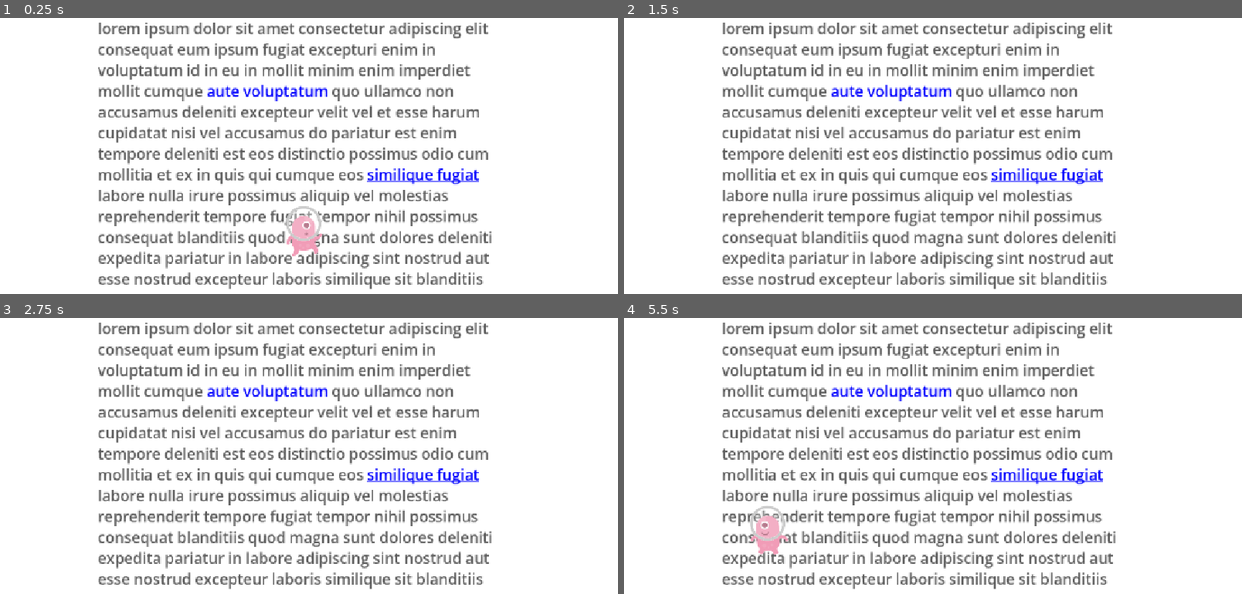
Above: before the commit, frames 1-4 (two rows, left to right).
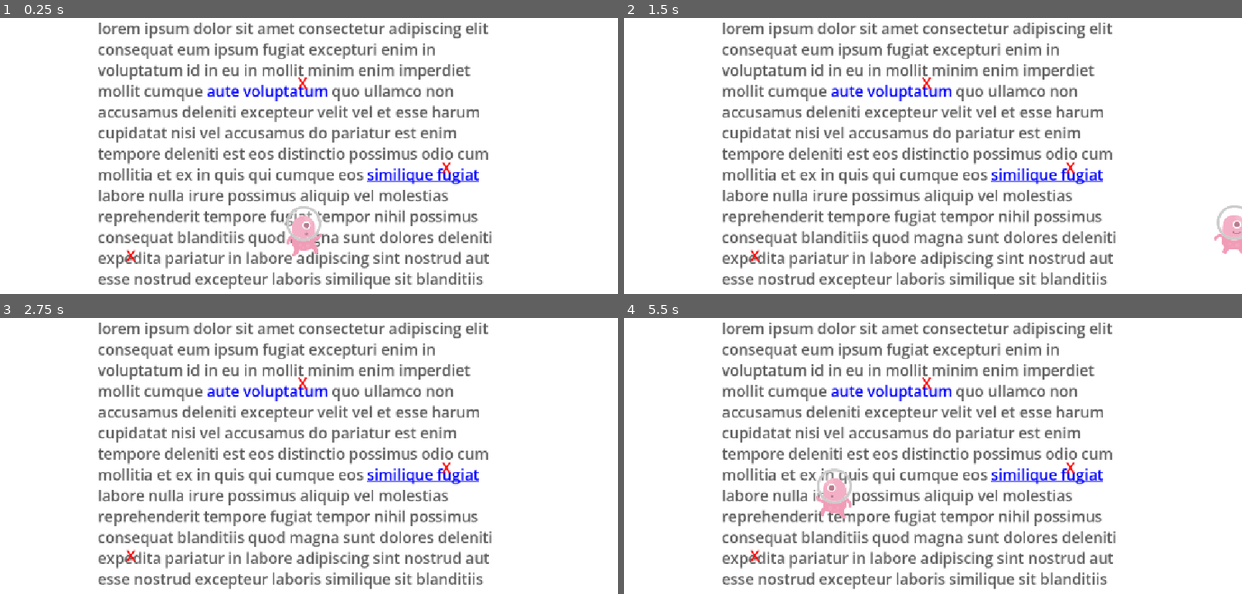
Above: after the commit, the same moments.

Repository: srikark45/AdBlock-Game
Game: Godot game, scene res://platformer/main.tscn
Same seed, same stepped clock (60 frames per second), same inputs: the game is played once before the commit and once after it.
Inputs:
- Up to frame 1 (0.25 s): no input
- Up to frame 2 (1.5 s): hold D (Right) from 0.53 s (still down); tap S (Stomp, bound only after the commit) at 0.6, 1.35 s; tap Space (Jump) at 0.77 s
- Up to frame 3 (2.75 s): tap Space (Jump) at 1.52 s; tap Enter at 2 s; release D (Right) at 2.03 s; hold A (Left) from 2.03 s (still down); tap S (Stomp, bound only after the commit) at 2.1 s
- Up to frame 4 (5.5 s): tap Space (Jump) at 2.75, 3.02, 3.77, 5, 5.27 s; release A (Left) at 2.78 s; hold D (Right) 2.78-4.25 s; tap S (Stomp, bound only after the commit) at 2.85, 3.6, 5.1 s; tap Enter at 3.5 s; tap Escape (Pause) at 4.15 s; click "Restart" at 4.25 s; hold A (Left) from 5.03 s (still down)

The runs differ from the first frame. In frame 1, 0.1% of the frame differs, in the area x 20-73%, y 21-89%; in frame 2, 0.6%; in frame 3, 0.1%; in frame 4, 1.4%.

Commit message:
Added stomp action (press down or left-shift) and some simple stomp targets.

Diff:
--- /dev/null
+++ b/platformer/StompTarget.tscn
@@ -0,0 +1,35 @@
+[gd_scene format=3 uid="uid://dqi7mdljcrsvg"]
+
+[ext_resource type="Script" uid="uid://82v0a5mqf3fg" path="res://platformer/stomp_target.gd" id="1_8lgk2"]
+[ext_resource type="Theme" uid="uid://dqemfcn7a82bj" path="res://platformer/background_text_theme.tres" id="2_t82a5"]
+
+[sub_resource type="RectangleShape2D" id="RectangleShape2D_bj4t2"]
+
+[node name="StompTarget" type="Area2D" unique_id=716176423]
+collision_layer = 8
+collision_mask = 0
+script = ExtResource("1_8lgk2")
+
+[node name="Label" type="Label" parent="." unique_id=719590901]
+anchors_preset = 8
+anchor_left = 0.5
+anchor_top = 0.5
+anchor_right = 0.5
+anchor_bottom = 0.5
+offset_left = -8.7
+offset_top = -19.7
+offset_right = 8.3
+offset_bottom = 19.3
+grow_horizontal = 2
+grow_vertical = 2
+size_flags_horizontal = 4
+theme = ExtResource("2_t82a5")
+theme_override_colors/font_color = Color(1, 0, 0, 1)
+text = "X"
+horizontal_alignment = 1
+vertical_alignment = 1
+
+[node name="CollisionShape2D" type="CollisionShape2D" parent="." unique_id=734009186]
+shape = SubResource("RectangleShape2D_bj4t2")
+
+[connection signal="stomped" from="." to="." method="queue_free"]
--- a/platformer/background_text_theme.tres
+++ b/platformer/background_text_theme.tres
@@ -2,4 +2,5 @@
 
 [resource]
 default_font_size = 28
+Label/colors/font_color = Color(0.36078432, 0.36078432, 0.36078432, 1)
 RichTextLabel/colors/default_color = Color(0.35906908, 0.35906908, 0.35906908, 1)
--- a/platformer/main.tscn
+++ b/platformer/main.tscn
@@ -3,6 +3,7 @@
 [ext_resource type="PackedScene" uid="uid://cs3gab64wevu0" path="res://platformer/player.tscn" id="1_qt604"]
 [ext_resource type="Theme" uid="uid://dqemfcn7a82bj" path="res://platformer/background_text_theme.tres" id="2_hqbv0"]
 [ext_resource type="PackedScene" uid="uid://bfvuahsl3hsbb" path="res://ui/pause_menu.tscn" id="3_v0uhk"]
+[ext_resource type="PackedScene" uid="uid://dqi7mdljcrsvg" path="res://platformer/StompTarget.tscn" id="4_kk7cb"]
 
 [sub_resource type="RectangleShape2D" id="RectangleShape2D_bj4t2"]
 size = Vector2(230, 26)
@@ -19,9 +20,6 @@
 z_index = 100
 position = Vector2(566, 326)
 
-[node name="Camera2D" type="Camera2D" parent="." unique_id=1475970936]
-position = Vector2(575, 374)
-
 [node name="RichTextLabel" type="RichTextLabel" parent="." unique_id=63652740]
 offset_left = 181.0
 offset_top = 59.0
@@ -34,20 +32,35 @@
 
 [node name="StaticBody2D" type="StaticBody2D" parent="RichTextLabel" unique_id=658494692]
 position = Vector2(316, 137)
+collision_layer = 2
 
 [node name="CollisionShape2D" type="CollisionShape2D" parent="RichTextLabel/StaticBody2D" unique_id=1067878337]
 shape = SubResource("RectangleShape2D_bj4t2")
 
 [node name="StaticBody2D2" type="StaticBody2D" parent="RichTextLabel" unique_id=288762524]
 position = Vector2(606, 292)
+collision_layer = 2
 
 [node name="CollisionShape2D" type="CollisionShape2D" parent="RichTextLabel/StaticBody2D2" unique_id=1212457958]
 shape = SubResource("RectangleShape2D_hqbv0")
 
 [node name="StaticBody2D2" type="StaticBody2D" parent="." unique_id=449894809]
 position = Vector2(550, 516)
+collision_layer = 2
 
 [node name="CollisionShape2D" type="CollisionShape2D" parent="StaticBody2D2" unique_id=862014413]
 shape = SubResource("RectangleShape2D_v0uhk")
 
 [node name="PauseMenu" parent="." unique_id=1101973040 instance=ExtResource("3_v0uhk")]
+
+[node name="StompTarget" parent="." unique_id=716176423 instance=ExtResource("4_kk7cb")]
+position = Vector2(243, 503)
+
+[node name="StompTarget3" parent="." unique_id=1753691550 instance=ExtResource("4_kk7cb")]
+position = Vector2(831, 339)
+
+[node name="StompTarget2" parent="." unique_id=2110911514 instance=ExtResource("4_kk7cb")]
+position = Vector2(563, 181)
+
+[node name="Camera2D" type="Camera2D" parent="." unique_id=1475970936]
+position = Vector2(575, 374)
--- a/platformer/player.gd
+++ b/platformer/player.gd
@@ -14,44 +14,55 @@
 const jump_input_buffer_duration = 0.1 # you can jump just before hitting the ground
 const coyote_duration = 0.1 # you can jump just after walking off a ledge
 
+const stomp_speed = 1500 # maximum floaty time when holding jump
+
 var jump_input_held_time = 0 # how long jump button has been held
 var jump_time = 0 # how long jump action has occurred
 var coyote_time = 0 # how long since leaving the ground
 
+var is_stomping = false
+
 func _physics_process(_delta):
-	if Input.is_action_just_pressed("ui_cancel"):
-		get_tree().change_scene_to_file("res://UI/main_menu.tscn")
+	if Input.is_action_just_pressed("Stomp"):
+			is_stomping = true
+	if is_stomping:
+		velocity = stomp_speed * get_gravity().normalized()
+	else:
+		var right_direction = -up_direction.orthogonal()
+		var velocity_r = velocity.dot(right_direction)
+		var input_r = Input.get_axis("Left", "Right")
+		var accel_mult = 1.0 if is_on_floor() or jump_time < coyote_time else air_factor
 
-	var right_direction = -up_direction.orthogonal()
-	var velocity_r = velocity.dot(right_direction)
-	var input_r = Input.get_axis("Left", "Right")
-	var accel_mult = 1.0 if is_on_floor() or jump_time < coyote_time else air_factor
-
-	match [int(sign(velocity_r)), int(sign(input_r))]:
-		[_, 0]:
-			# when passively sliding to a stop
-			$AnimatedSprite2D.animation = "stand"
-			velocity_r = move_toward(velocity_r, 0, friction_per_s * _delta * accel_mult)
-		[1, -1], [-1, 1]:
-			# when actively reversing direction
-			$AnimatedSprite2D.animation = "walk"
-			$AnimatedSprite2D.flip_h = input_r < 0
-			velocity_r = move_toward(velocity_r, 0, deceleration * _delta * accel_mult)
-		_:
-			# accelerating
-			$AnimatedSprite2D.animation = "walk"
-			$AnimatedSprite2D.flip_h = input_r < 0
-			if abs(velocity_r) < initial_speed * accel_mult:
-				# initial burst of speed from a standstill
-				velocity_r = input_r * initial_speed * accel_mult
-			else:
-				# accelerating forward up to max speed
-				velocity_r = move_toward(velocity_r, input_r * max_speed, acceleration * _delta * accel_mult)
-	velocity = velocity.project(up_direction) + velocity_r * right_direction
+		match [int(sign(velocity_r)), int(sign(input_r))]:
+			[_, 0]:
+				# when passively sliding to a stop
+				$AnimatedSprite2D.animation = "stand"
+				velocity_r = move_toward(velocity_r, 0, friction_per_s * _delta * accel_mult)
+			[1, -1], [-1, 1]:
+				# when actively reversing direction
+				$AnimatedSprite2D.animation = "walk"
+				$AnimatedSprite2D.flip_h = input_r < 0
+				velocity_r = move_toward(velocity_r, 0, deceleration * _delta * accel_mult)
+			_:
+				# accelerating
+				$AnimatedSprite2D.animation = "walk"
+				$AnimatedSprite2D.flip_h = input_r < 0
+				if abs(velocity_r) < initial_speed * accel_mult:
+					# initial burst of speed from a standstill
+					velocity_r = input_r * initial_speed * accel_mult
+				else:
+					# accelerating forward up to max speed
+					velocity_r = move_toward(velocity_r, input_r * max_speed, acceleration * _delta * accel_mult)
+		velocity = velocity.project(up_direction) + velocity_r * right_direction
 
 	if is_on_floor():
 		coyote_time = 0
 		jump_time = 999
+		if is_stomping:
+			# Land from an air stomp
+			is_stomping = false
+			for stompable in $StompArea.get_overlapping_areas():
+				stompable.receive_stomp() # Everything in collision layer 4 should implement this!
 	else:
 		$AnimatedSprite2D.animation = "jump"
 		coyote_time += _delta
--- a/platformer/player.tscn
+++ b/platformer/player.tscn
@@ -6,7 +6,11 @@
 [sub_resource type="RectangleShape2D" id="RectangleShape2D_mqvok"]
 size = Vector2(67, 94)
 
+[sub_resource type="RectangleShape2D" id="RectangleShape2D_0h62n"]
+size = Vector2(67, 28)
+
 [node name="Player" type="CharacterBody2D" unique_id=184569890]
+collision_mask = 3
 script = ExtResource("1_dsss6")
 
 [node name="CollisionShape2D" type="CollisionShape2D" parent="." unique_id=1612764098]
@@ -17,3 +21,11 @@
 sprite_frames = ExtResource("2_dsss6")
 animation = &"walk"
 autoplay = "walk"
+
+[node name="StompArea" type="Area2D" parent="." unique_id=517613487]
+collision_layer = 0
+collision_mask = 8
+
+[node name="CollisionShape2D" type="CollisionShape2D" parent="StompArea" unique_id=1430009631]
+position = Vector2(0.5, 60)
+shape = SubResource("RectangleShape2D_0h62n")
--- /dev/null
+++ b/platformer/stomp_target.gd
@@ -0,0 +1,8 @@
+extends Area2D
+
+signal stomped
+
+func receive_stomp():
+	emit_signal("stomped")
+	# this signal is temporarily connected to "queue_free"
+	# but the parent should do this, once we have one.
--- a/project.godot
+++ b/project.godot
@@ -60,6 +60,21 @@
 , Object(InputEventKey,"resource_local_to_scene":false,"resource_name":"","device":-1,"window_id":0,"alt_pressed":false …(183 unchanged characters)…
 ]
 }
+Stomp={
+"deadzone": 0.2,
+"events": [Object(InputEventKey,"resource_local_to_scene":false,"resource_name":"","device":-1,"window_id":0,"alt_pressed":false,"shift_pressed":false,"ctrl_pressed":false,"meta_pressed":false,"pressed":false,"keycode":0,"physical_keycode":83,"key_label":0,"unicode":115,"location":0,"echo":false,"script":null)
+, Object(InputEventKey,"resource_local_to_scene":false,"resource_name":"","device":-1,"window_id":0,"alt_pressed":false,"shift_pressed":false,"ctrl_pressed":false,"meta_pressed":false,"pressed":false,"keycode":0,"physical_keycode":4194322,"key_label":0,"unicode":0,"location":0,"echo":false,"script":null)
+, Object(InputEventJoypadButton,"resource_local_to_scene":false,"resource_name":"","device":-1,"button_index":1,"pressure":0.0,"pressed":true,"script":null)
+, Object(InputEventKey,"resource_local_to_scene":false,"resource_name":"","device":-1,"window_id":0,"alt_pressed":false,"shift_pressed":false,"ctrl_pressed":false,"meta_pressed":false,"pressed":false,"keycode":0,"physical_keycode":4194325,"key_label":0,"unicode":0,"location":0,"echo":false,"script":null)
+]
+}
+
+[layer_names]
+
+2d_physics/layer_1="Player"
+2d_physics/layer_2="World"
+2d_physics/layer_3="Hazard"
+2d_physics/layer_4="StompTarget"
 
 [physics]
 
--- a/ui/pause_menu.tscn
+++ b/ui/pause_menu.tscn
@@ -6,6 +6,7 @@
 script = ExtResource("1_50142")
 
 [node name="Panel" type="PanelContainer" parent="." unique_id=1467846166]
+visible = false
 custom_minimum_size = Vector2(200, 150)
 anchors_preset = 8
 anchor_left = 0.5
Not shown, added: platformer/stomp_target.gd.uid
